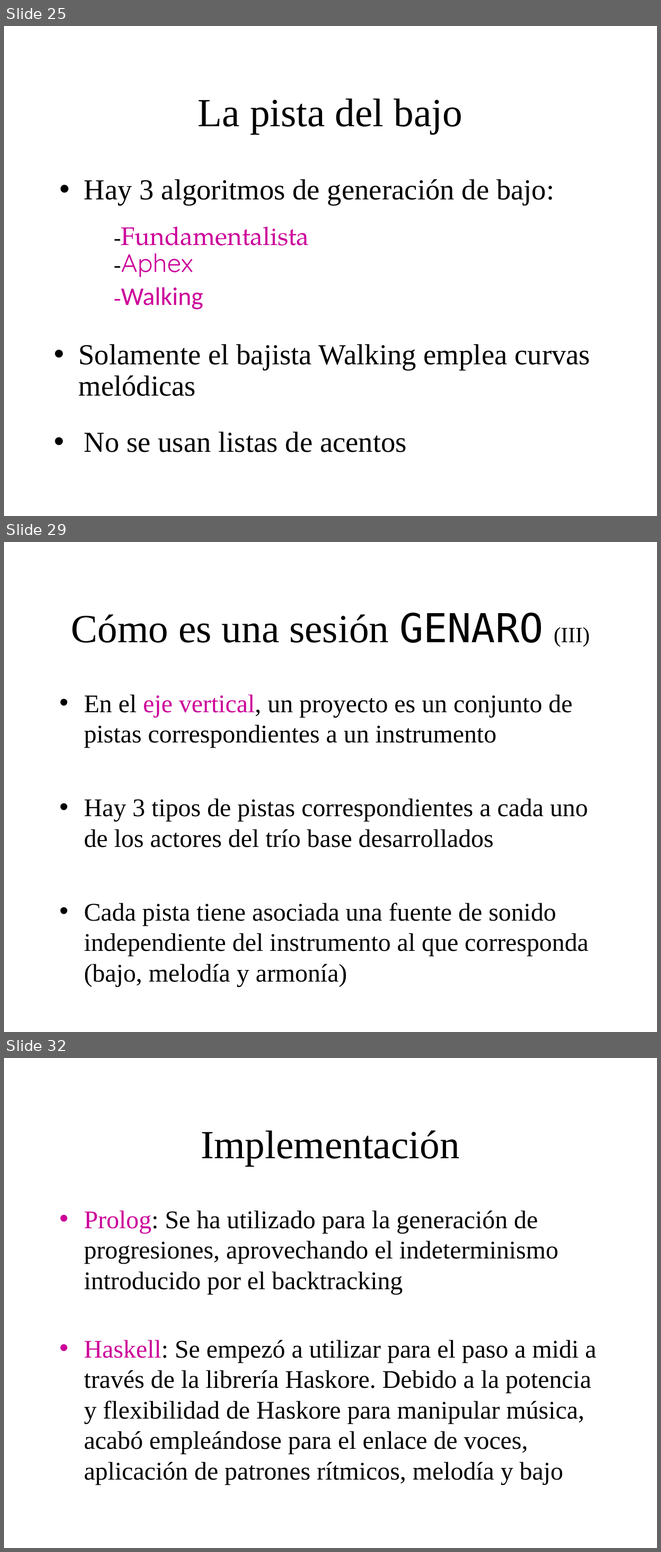
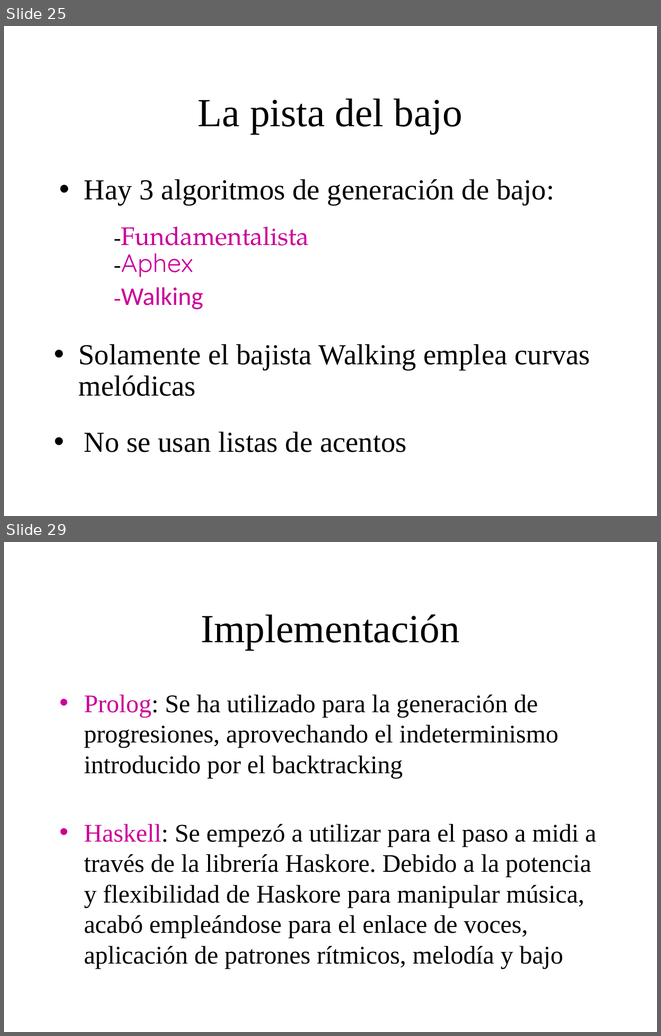
Before and after one commit to BackupTheBerlios/genaro, a slide deck: Documentos/MemoriaSSII/presentacion_proyecto2.ppt. Shown one above the other, each under a label of ours: slides 25, 29 and 32 before the commit, slides 25 and 29 after it; the slides between them are not shown. The pictures are 661x1552 and 661x1036 pixels, drawn with LibreOffice and Linux fonts; fonts in the diff are those of the drawing; background and template pictures are left out. Boxes give left, top, right and bottom in pixels: in the first picture for what was removed or moved away, otherwise in the second. Text is boxed around its words. In the diff, an @@ line names an element or a change of style, - is before the commit and + after.

```diff
--- a/Documentos/MemoriaSSII/presentacion_proyecto2.ppt
+++ b/Documentos/MemoriaSSII/presentacion_proyecto2.ppt
@@ slide 29 removed at <box>4,542,657,1032</box>, background picture (left out) @@
@@ title removed at <box>71,612,590,646</box> @@
-Cómo es una sesión GENARO (III)
@@ text removed at <box>84,694,589,987</box> @@
-• En el eje vertical, un proyecto es un conjunto de pistas correspondientes a un instrumento
-• Hay 3 tipos de pistas correspondientes a cada uno de los actores del trío base desarrollados
-• Cada pista tiene asociada una fuente de sonido independiente del instrumento al que corresponda (bajo, melodía y armonía)
@@ what was slide 32 is now slide 29 @@
```
Also in this commit, not shown: 10 slides changed, 2 other slides removed.
